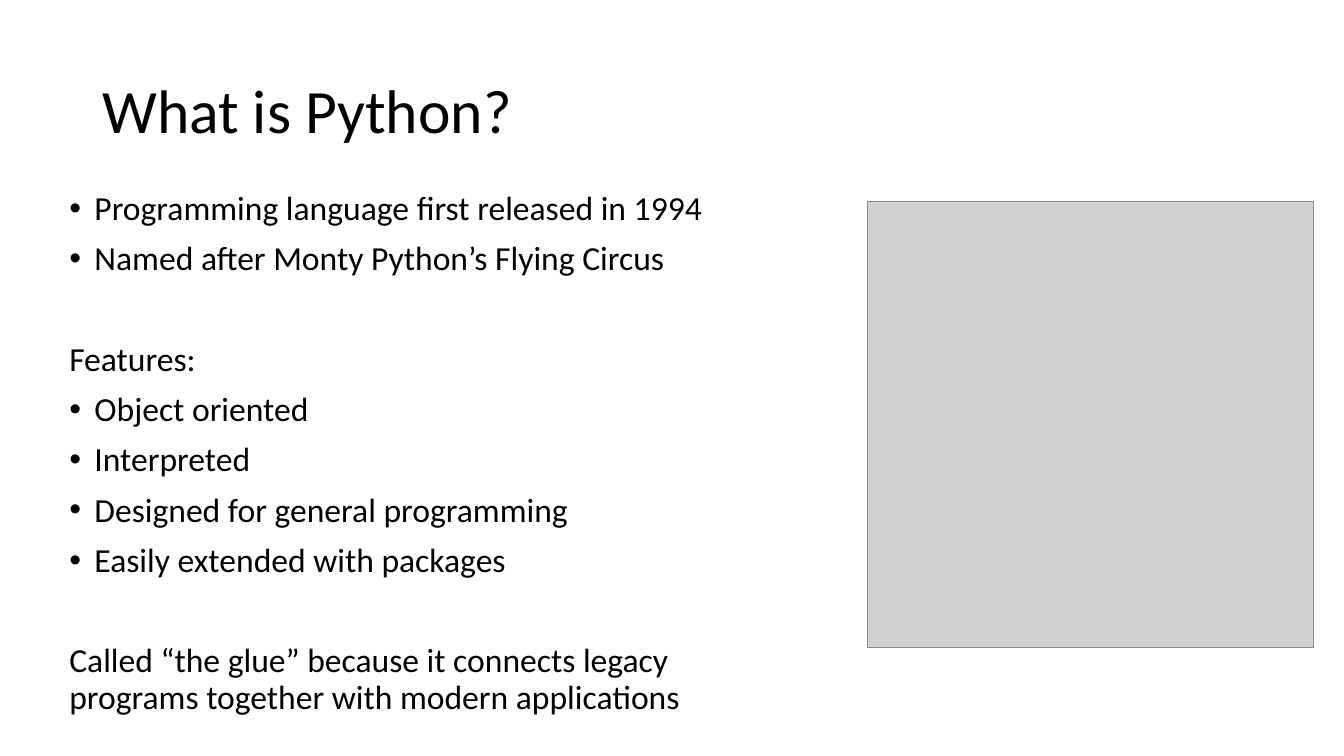
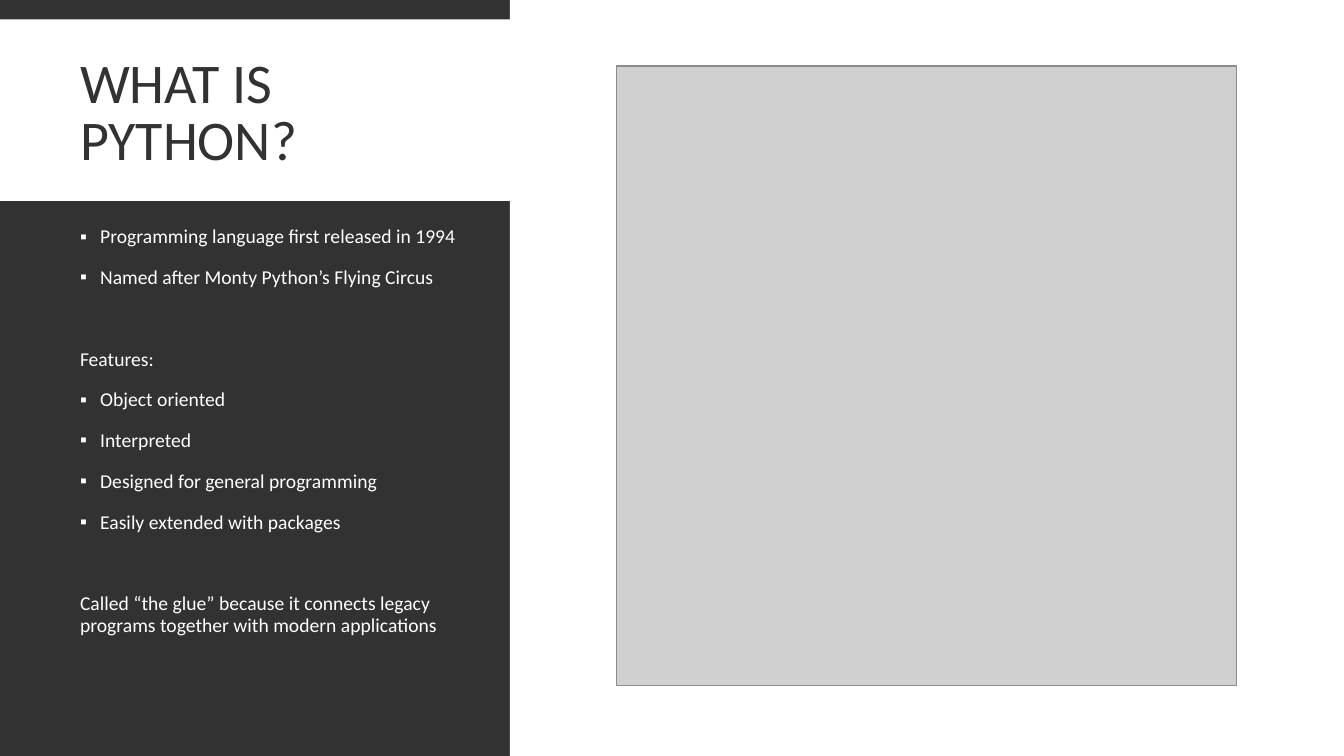
Before and after one commit to bigbioinformatics/Biomedical-ML-with-Python, a slide deck: slide 80 of Module_1/Module 1.pptx (slide 69 before the commit). Drawn at 1344x756 pixels with LibreOffice and Linux fonts; fonts in the diff are those of the drawing; grey boxes stand for pictures; background and template pictures are left out. Boxes give left, top, right and bottom in pixels: in the first picture for what was removed or moved away, otherwise in the second. Text is boxed around its words. In the diff, an @@ line names an element or a change of style, - is before the commit and + after.

```diff
--- a/Module_1/Module 1.pptx
+++ b/Module_1/Module 1.pptx
@@ background #FFFFFF to #323232 @@
@@ rectangle added at bbox=[0, 19, 1344, 201], fill #FFFFFF @@
@@ rectangle added at bbox=[510, 0, 1344, 756], fill #FFFFFF @@
@@ title at bbox=[80, 66, 297, 161]: text changed; size 44 to 40 pt; text colour #000000 to #323232 @@
-What is Python?
+WHAT IS PYTHON?
@@ picture: place and size @@
-picture at bbox=[868, 202, 1314, 647]
+picture at bbox=[617, 66, 1237, 686]
@@ text "Programming language first released in ...": place and size @@
-text "Programming language first released in ..." at bbox=[69, 196, 702, 715]
+text "Programming language first released in ..." at bbox=[80, 229, 455, 636]
@@ text "Programming language first released in ..." at bbox=[80, 229, 455, 636]: size 24 to 14 pt, text colour #000000 to #FFFFFF; bullet • to ▪; more space between paragraphs @@
```
Also in this commit, not shown: 54 other slides changed, 28 slides added, 18 slides removed.
